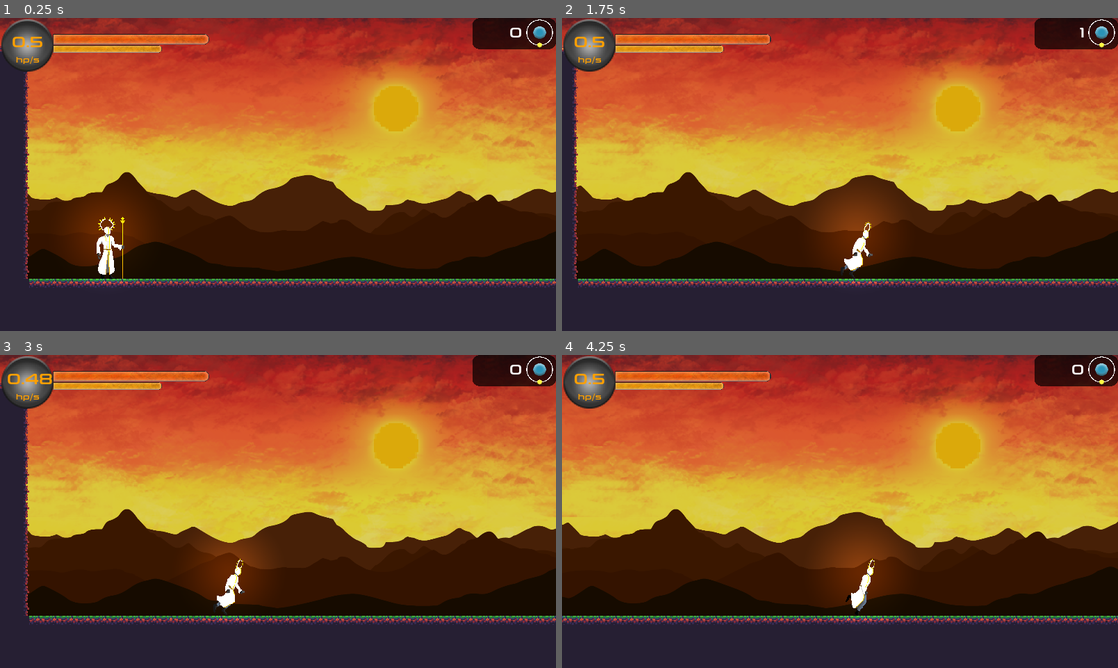
Above: before the commit, frames 1-4 (two rows, left to right).
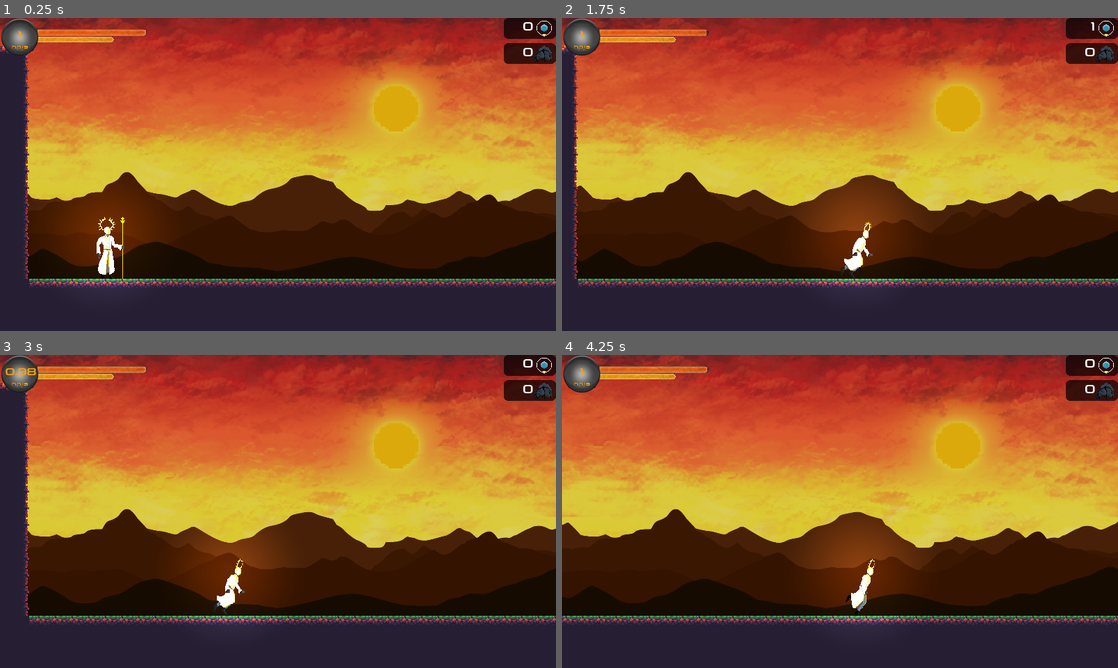
Above: after the commit, the same moments.

Repository: SharjeelAliBCS/Starchild
Game: Godot game, scene res://Levels/world_reality/WorldReality.tscn
The game is run twice, just before and just after one commit, with the same random seed, the same clock (stepped at 60 frames per second) and the same inputs.
Inputs (mouse positions are in pixels of both pictures, inside the frame that each line leads up to):
- Up to frame 1 (0.25 s): no input
- Up to frame 2 (1.75 s): move the mouse to (962, 158) at 0.52 s; hold Shift (run) 0.53-1.28 s; hold D (move_right) from 0.53 s (still down); tap Space (jump) at 0.77, 1.52 s; move the mouse to (728, 190) at 1.27 s; click (728, 190) at 1.35 s; tap Shift (run) at 1.55 s
- Up to frame 3 (3 s): move the mouse to (333, 442) at 2.02 s; release D (move_right) at 2.03 s; hold A (move_left) 2.03-2.78 s; hold Shift (run) 2.03-2.78 s; tap Mouse wheel down (decrease_fusion_rate) at 2.1 s; move the mouse to (250, 574) at 2.77 s; hold D (move_right) from 2.78 s (still down); tap R (heal) at 2.85 s
- Up to frame 4 (4.25 s): keep holding D (move_right); tap Space (jump) at 3.02, 3.77 s; tap Shift (run) at 3.05 s; move the mouse to (1006, 558) at 3.52 s; hold Shift (run) from 3.53 s (still down); tap Mouse wheel up (increase_fusion_rate) at 3.6 s

The runs differ from the first frame. In frame 1, 4.2% of the frame differs, in the area x 0-100%, y 0-86%; in frame 2, 4.2%; in frame 3, 4.3%; in frame 4, 4.3%.

Commit message:
added in meteors for unknown secretion

Diff:
--- /dev/null
+++ b/Entities/Meteor/Meteor.gd
@@ -0,0 +1,40 @@
+extends KinematicBody2D
+
+export var GRAVITY = 9.8
+
+const FLOOR = Vector2(0,-1)
+
+var velocity = Vector2()
+func _ready():
+	var rand = RandomNumberGenerator.new()
+
+	var direction  = Vector2(0,1)
+	rand.randomize()
+	direction.x = rand.randf_range(-1,1)
+	direction = direction.normalized()
+
+	rand.randomize()
+	var speed = rand.randf_range(400, 600)
+
+	velocity = direction*speed
+
+	var particle_dir = Vector2(-direction.x, -direction.y)
+	$Particles2D.rotation += particle_dir.angle()
+	print(direction.angle())
+
+	add_collision_exception_with(GlobalScenes.current_scene.get_node("Player"))
+
+func _physics_process(delta):
+	if is_on_floor():
+		SpawnItem()
+	else:
+		velocity = move_and_slide(velocity, FLOOR)
+
+
+func SpawnItem():
+
+	var item_scene = load("res://Items/UnknownSecretion/UnknownSecretion.tscn")
+	var item = item_scene.instance()
+	item.position = get_position()
+	GlobalScenes.current_scene.add_child(item)
+	self.queue_free()
--- /dev/null
+++ b/Entities/Meteor/Meteor.tscn
@@ -0,0 +1,64 @@
+[gd_scene load_steps=11 format=2]
+
+[ext_resource path="res://Assets/Graphics/HUD/unknown_secretion.png" type="Texture" id=1]
+[ext_resource path="res://Entities/Meteor/Meteor.gd" type="Script" id=2]
+[ext_resource path="res://Assets/Graphics/particles/whitePuff00.png" type="Texture" id=3]
+
+[sub_resource type="CanvasItemMaterial" id=3]
+blend_mode = 1
+
+[sub_resource type="Gradient" id=4]
+offsets = PoolRealArray( 0.002079, 0.282744, 0.762994, 0.825364 )
+colors = PoolColorArray( 1, 0.328125, 0, 1, 1, 0.367318, 0.0583333, 1, 1, 1, 1, 0, 0, 0, 0, 1 )
+
+[sub_resource type="GradientTexture" id=5]
+gradient = SubResource( 4 )
+
+[sub_resource type="Curve" id=6]
+min_value = 0.99
+_data = [ Vector2( 0, 0.427273 ), -2.26875, 0.0, 0, 0, Vector2( 0.760331, 0.127273 ), 0.0, 0.0, 0, 0 ]
+
+[sub_resource type="CurveTexture" id=7]
+curve = SubResource( 6 )
+
+[sub_resource type="ParticlesMaterial" id=2]
+lifetime_randomness = 1.0
+emission_shape = 1
+emission_sphere_radius = 5.48
+flag_disable_z = true
+gravity = Vector3( 0, 98, 0 )
+orbit_velocity = 0.0
+orbit_velocity_random = 0.0
+radial_accel = 34.48
+scale = 10.75
+scale_curve = SubResource( 7 )
+color_ramp = SubResource( 5 )
+hue_variation = -1.0
+
+[sub_resource type="RectangleShape2D" id=1]
+extents = Vector2( 9.38781, 10 )
+
+[node name="Meteor" type="KinematicBody2D"]
+script = ExtResource( 2 )
+
+[node name="Particles2D" type="Particles2D" parent="."]
+material = SubResource( 3 )
+position = Vector2( -0.236343, -0.160801 )
+rotation = -1.5708
+scale = Vector2( 0.1, 0.1 )
+amount = 500
+lifetime = 10.0
+preprocess = 10.0
+speed_scale = 7.88
+randomness = 1.0
+process_material = SubResource( 2 )
+texture = ExtResource( 3 )
+
+[node name="Sprite" type="Sprite" parent="."]
+position = Vector2( 0.839687, -1.01647 )
+scale = Vector2( 0.418404, 0.482044 )
+texture = ExtResource( 1 )
+
+[node name="CollisionShape2D" type="CollisionShape2D" parent="."]
+position = Vector2( 0.265163, -0.707106 )
+shape = SubResource( 1 )
--- a/Entities/Player/Player.tscn
+++ b/Entities/Player/Player.tscn
@@ -25,61 +25,65 @@
 
 [sub_resource type="AtlasTexture" id=6]
 atlas = ExtResource( 4 )
-region = Rect2( 0, 0, 80, 120 )
+region = Rect2( 0, 120, 80, 120 )
 
 [sub_resource type="AtlasTexture" id=7]
 atlas = ExtResource( 4 )
-region = Rect2( 0, 120, 80, 120 )
+region = Rect2( 80, 120, 80, 120 )
 
 [sub_resource type="AtlasTexture" id=8]
 atlas = ExtResource( 4 )
-region = Rect2( 80, 120, 80, 120 )
+region = Rect2( 160, 120, 80, 120 )
 
 [sub_resource type="AtlasTexture" id=9]
 atlas = ExtResource( 4 )
-region = Rect2( 160, 120, 80, 120 )
+region = Rect2( 240, 120, 80, 120 )
 
 [sub_resource type="AtlasTexture" id=10]
 atlas = ExtResource( 4 )
-region = Rect2( 0, 120, 80, 120 )
+region = Rect2( 320, 120, 80, 120 )
 
 [sub_resource type="AtlasTexture" id=11]
 atlas = ExtResource( 4 )
-region = Rect2( 80, 120, 80, 120 )
+region = Rect2( 400, 120, 80, 120 )
 
 [sub_resource type="AtlasTexture" id=12]
 atlas = ExtResource( 4 )
-region = Rect2( 160, 120, 80, 120 )
+region = Rect2( 0, 0, 80, 120 )
 
 [sub_resource type="AtlasTexture" id=13]
 atlas = ExtResource( 4 )
-region = Rect2( 240, 120, 80, 120 )
+region = Rect2( 0, 120, 80, 120 )
 
 [sub_resource type="AtlasTexture" id=14]
 atlas = ExtResource( 4 )
-region = Rect2( 320, 120, 80, 120 )
+region = Rect2( 80, 120, 80, 120 )
 
-[sub_resource type="SpriteFrames" id=15]
+[sub_resource type="AtlasTexture" id=15]
+atlas = ExtResource( 4 )
+region = Rect2( 160, 120, 80, 120 )
+
+[sub_resource type="SpriteFrames" id=16]
 animations = [ {
 "frames": [ SubResource( 2 ), SubResource( 3 ), SubResource( 4 ), SubResource( 5 ) ],
 "loop": true,
 "name": "idle",
 "speed": 6.0
 }, {
-"frames": [ SubResource( 6 ) ],
+"frames": [ SubResource( 6 ), SubResource( 7 ), SubResource( 8 ), SubResource( 9 ), SubResource( 10 ), SubResource( 11 ) ],
+"loop": true,
+"name": "run",
+"speed": 10.0
+}, {
+"frames": [ SubResource( 12 ) ],
 "loop": false,
 "name": "jump",
 "speed": 0.0
 }, {
-"frames": [ SubResource( 7 ), SubResource( 8 ), SubResource( 9 ) ],
+"frames": [ SubResource( 13 ), SubResource( 14 ), SubResource( 15 ) ],
 "loop": true,
 "name": "walk",
 "speed": 10.0
-}, {
-"frames": [ SubResource( 10 ), SubResource( 11 ), SubResource( 12 ), SubResource( 13 ), SubResource( 14 ) ],
-"loop": true,
-"name": "run",
-"speed": 15.0
 } ]
 
 [node name="Player" type="KinematicBody2D"]
@@ -94,9 +98,9 @@
 [node name="player_sprite" type="AnimatedSprite" parent="."]
 position = Vector2( 3.46592, -9.51702 )
 scale = Vector2( 0.75, 0.75 )
-frames = SubResource( 15 )
-animation = "idle"
-frame = 3
+frames = SubResource( 16 )
+animation = "run"
+frame = 2
 playing = true
 __meta__ = {
 "_edit_group_": true
--- a/Entities/Player/PlayerStats.gd
+++ b/Entities/Player/PlayerStats.gd
@@ -1,14 +1,14 @@
 extends Node
 
-var default_life_rate = 0.5
+var default_life_rate = 1.0
 var life_rate = default_life_rate
 var lifespan = 100.0
 var max_lifespan = 100
 
-var min_life_rate = 0.1
-var max_life_rate = 3.0
+var min_life_rate = 0.2
+var max_life_rate = 5.0
 
-var luminosity = 0.6
+var luminosity = 0.4
 
 var max_fusion_energy = 100
 var fusion_energy = 100
@@ -16,6 +16,9 @@
 
 var hydrogen_orbs = 0
 var hydrogen_heal_amount = 20
+
+var unknown_secretions = 0
+var open_portal_energy = 50
 
 var is_dead = false
 var use_luminosity = true
@@ -30,6 +33,12 @@
 	fusion_energy = 100
 	life_rate = 0
 	use_luminosity = false
+
+func Rebirth():
+	lifespan = 100.0
+	fusion_energy = 100
+	life_rate = default_life_rate
+	use_luminosity = true
 
 func Update(delta):
 
@@ -73,6 +82,18 @@
 		lifespan =min(lifespan+hydrogen_heal_amount, max_lifespan)
 		hydrogen_orbs-=1
 
+func OpenPortal():
+	if(GlobalScenes.current_world=="reality"):
+		if(unknown_secretions>0):
+			unknown_secretions = max(unknown_secretions-1, 0)
+			return true
+
+	elif(GlobalScenes.current_world=="void"):
+		if(fusion_energy>open_portal_energy):
+			fusion_energy = max(open_portal_energy-1, 0)
+			return true
+
+	return false
 
 func DecreaseFusionEnergy(amount):
 	fusion_energy-=amount
--- a/Interface/Interface.tscn
+++ b/Interface/Interface.tscn
@@ -1,7 +1,8 @@
-[gd_scene load_steps=3 format=2]
+[gd_scene load_steps=4 format=2]
 
 [ext_resource path="res://Interface/health_interface/HealthInterface.tscn" type="PackedScene" id=1]
 [ext_resource path="res://Interface/components/hydrogen_orb_counter/HydrogenOrbCounter.tscn" type="PackedScene" id=2]
+[ext_resource path="res://Interface/components/unknown_secretion_counter/UnknownSecretionCounter.tscn" type="PackedScene" id=3]
 
 [node name="Interface" type="Control"]
 anchor_right = 1.0
@@ -24,9 +25,27 @@
 }
 
 [node name="Node2D" parent="CanvasLayer/NinePatchRect" instance=ExtResource( 1 )]
+scale = Vector2( 0.7, 0.7 )
 
-[node name="HydrogenOrbCounter" parent="CanvasLayer/NinePatchRect" instance=ExtResource( 2 )]
+[node name="VBoxContainer" type="VBoxContainer" parent="CanvasLayer/NinePatchRect"]
+anchor_left = 1.0
+anchor_right = 1.0
+margin_left = -50.0
+margin_bottom = 44.0
+__meta__ = {
+"_edit_use_anchors_": false
+}
+
+[node name="HydrogenOrbCounter" parent="CanvasLayer/NinePatchRect/VBoxContainer" instance=ExtResource( 2 )]
+anchor_left = 0.0
 anchor_top = 0.0
+anchor_right = 0.0
 anchor_bottom = 0.0
+margin_left = 0.0
 margin_top = 0.0
-margin_bottom = 30.0
+margin_right = 50.0
+margin_bottom = 20.0
+
+[node name="UnknownSecretionCounter" parent="CanvasLayer/NinePatchRect/VBoxContainer" instance=ExtResource( 3 )]
+margin_top = 24.0
+margin_bottom = 44.0
--- a/Interface/components/hydrogen_orb_counter/HydrogenOrbCounter.tscn
+++ b/Interface/components/hydrogen_orb_counter/HydrogenOrbCounter.tscn
@@ -6,7 +6,7 @@
 [ext_resource path="res://Interface/components/hydrogen_orb_counter/hydrogen_orb_text.gd" type="Script" id=4]
 
 [sub_resource type="DynamicFont" id=1]
-size = 14
+size = 12
 font_data = ExtResource( 3 )
 
 [node name="HydrogenOrbCounter" type="NinePatchRect"]
@@ -16,17 +16,20 @@
 anchor_bottom = 1.0
 margin_left = -80.0
 margin_top = -30.0
+margin_right = -30.0
+margin_bottom = -10.0
+rect_min_size = Vector2( 50, 20 )
 texture = ExtResource( 1 )
 __meta__ = {
 "_edit_use_anchors_": false
 }
 
 [node name="TextureRect" type="TextureRect" parent="."]
-margin_left = 49.4684
-margin_top = -0.642011
-margin_right = 1049.47
-margin_bottom = 999.358
-rect_scale = Vector2( 0.03, 0.03 )
+margin_left = 29.6035
+margin_top = 0.814453
+margin_right = 1029.61
+margin_bottom = 1000.81
+rect_scale = Vector2( 0.017, 0.017 )
 texture = ExtResource( 2 )
 __meta__ = {
 "_edit_use_anchors_": false
@@ -35,9 +38,9 @@
 [node name="hydrogen_orb_text" type="Label" parent="."]
 anchor_top = 0.5
 anchor_bottom = 0.5
-margin_top = -9.5
-margin_right = 47.0
-margin_bottom = 10.5
+margin_top = -9.0
+margin_right = 28.0
+margin_bottom = 11.0
 custom_fonts/font = SubResource( 1 )
 text = "3"
 align = 2
--- /dev/null
+++ b/Interface/components/unknown_secretion_counter/UnknownSecretionCounter.tscn
@@ -0,0 +1,48 @@
+[gd_scene load_steps=6 format=2]
+
+[ext_resource path="res://Assets/Graphics/HUD/black_background.png" type="Texture" id=1]
+[ext_resource path="res://Assets/Fonts/conthrax-sb.ttf" type="DynamicFontData" id=2]
+[ext_resource path="res://Assets/Graphics/HUD/unknown_secretion.png" type="Texture" id=3]
+[ext_resource path="res://Interface/components/unknown_secretion_counter/unknown_secretion_text.gd" type="Script" id=4]
+
+[sub_resource type="DynamicFont" id=1]
+size = 12
+font_data = ExtResource( 2 )
+
+[node name="UnknownSecretionCounter" type="NinePatchRect"]
+margin_right = 50.0
+margin_bottom = 20.0
+rect_min_size = Vector2( 50, 20 )
+texture = ExtResource( 1 )
+__meta__ = {
+"_edit_use_anchors_": false
+}
+
+[node name="TextureRect" type="TextureRect" parent="."]
+anchor_left = 1.0
+anchor_top = 0.5
+anchor_right = 1.0
+anchor_bottom = 0.5
+margin_left = -22.0676
+margin_top = -11.0744
+margin_right = 27.9324
+margin_bottom = 38.9256
+rect_scale = Vector2( 0.4, 0.4 )
+texture = ExtResource( 3 )
+__meta__ = {
+"_edit_use_anchors_": false
+}
+
+[node name="unknown_secretion_text" type="Label" parent="."]
+anchor_top = 0.5
+anchor_bottom = 0.5
+margin_top = -8.5
+margin_right = 28.0
+margin_bottom = 8.5
+custom_fonts/font = SubResource( 1 )
+text = "12"
+align = 2
+script = ExtResource( 4 )
+__meta__ = {
+"_edit_use_anchors_": false
+}
--- /dev/null
+++ b/Interface/components/unknown_secretion_counter/unknown_secretion_text.gd
@@ -0,0 +1,7 @@
+extends Label
+
+func _ready():
+	text = String(GlobalScenes.current_scene.get_node("Player").playerStats.unknown_secretions)
+
+func _physics_process(delta):
+	text = String(GlobalScenes.current_scene.get_node("Player").playerStats.unknown_secretions)
--- /dev/null
+++ b/Items/HeartOfSol/HeartOfSol.gd
@@ -0,0 +1,10 @@
+signal hit
+extends Area2D
+
+func _ready():
+	pass
+
+func _on_HeartOfSol_body_entered(body):
+	if "Player" in body.name:
+		GlobalScenes.current_scene.get_node("Player").playerStats.Rebirth()
+		GlobalScenes.goto_scene("reality")
--- /dev/null
+++ b/Items/HeartOfSol/HeartOfSol.tscn
@@ -0,0 +1,8 @@
+[gd_scene load_steps=3 format=2]
+
+[ext_resource path="res://Items/PickableItem/PickableItem.tscn" type="PackedScene" id=1]
+[ext_resource path="res://Items/HeartOfSol/HeartOfSol.gd" type="Script" id=2]
+
+[node name="HeartOfSol" instance=ExtResource( 1 )]
+script = ExtResource( 2 )
+[connection signal="body_entered" from="." to="." method="_on_HeartOfSol_body_entered"]
--- /dev/null
+++ b/Items/PickableItem/PickableItem.tscn
@@ -0,0 +1,15 @@
+[gd_scene load_steps=3 format=2]
+
+[ext_resource path="res://Assets/Graphics/HUD/rate_circle.png" type="Texture" id=1]
+
+[sub_resource type="CircleShape2D" id=1]
+
+[node name="PickableItem" type="Area2D"]
+
+[node name="Sprite" type="Sprite" parent="."]
+position = Vector2( 0.00904632, 0.124544 )
+scale = Vector2( 0.02, 0.02 )
+texture = ExtResource( 1 )
+
+[node name="CollisionShape2D" type="CollisionShape2D" parent="."]
+shape = SubResource( 1 )
--- /dev/null
+++ b/Items/UnknownSecretion/UnknownSecretion.gd
@@ -0,0 +1,22 @@
+extends Area2D
+
+
+# Declare member variables here. Examples:
+# var a = 2
+# var b = "text"
+
+
+# Called when the node enters the scene tree for the first time.
+func _ready():
+	pass # Replace with function body.
+
+
+# Called every frame. 'delta' is the elapsed time since the previous frame.
+func _process(delta):
+	pass
+
+func _on_UnknownSecretion_body_entered(body):
+	if "Player" in body.name:
+		print("and collected!")
+		GlobalScenes.current_scene.get_node("Player").playerStats.unknown_secretions+=1
+		self.queue_free()
--- /dev/null
+++ b/Items/UnknownSecretion/UnknownSecretion.tscn
@@ -0,0 +1,18 @@
+[gd_scene load_steps=4 format=2]
+
+[ext_resource path="res://Items/PickableItem/PickableItem.tscn" type="PackedScene" id=1]
+[ext_resource path="res://Assets/Graphics/HUD/unknown_secretion.png" type="Texture" id=2]
+[ext_resource path="res://Items/UnknownSecretion/UnknownSecretion.gd" type="Script" id=3]
+
+[node name="UnknownSecretion" instance=ExtResource( 1 )]
+scale = Vector2( 0.5, 0.5 )
+script = ExtResource( 3 )
+
+[node name="Sprite" parent="." index="0"]
+position = Vector2( -0.108937, -0.140921 )
+scale = Vector2( 0.378672, 0.39401 )
+texture = ExtResource( 2 )
+
+[node name="CollisionShape2D" parent="." index="1"]
+position = Vector2( -0.353954, 1.88775 )
+[connection signal="body_entered" from="." to="." method="_on_UnknownSecretion_body_entered"]
--- /dev/null
+++ b/Particles/Meteors/Meteors.tscn
@@ -0,0 +1,24 @@
+[gd_scene load_steps=2 format=2]
+
+[sub_resource type="ParticlesMaterial" id=1]
+emission_shape = 2
+emission_box_extents = Vector3( 500, 1, 1 )
+flag_disable_z = true
+gravity = Vector3( 100, 98, 0 )
+orbit_velocity = 0.0
+orbit_velocity_random = 0.0
+angle = -446.9
+angle_random = 0.23
+scale = 5.0
+scale_random = 1.0
+color = Color( 0.286275, 0.207843, 0.121569, 1 )
+anim_speed = 10.0
+anim_speed_random = 0.86
+anim_offset = 1.0
+anim_offset_random = 0.32
+
+[node name="Meteors" type="Particles2D"]
+position = Vector2( 88.9004, -19.0131 )
+amount = 200
+lifetime = 3.0
+process_material = SubResource( 1 )
Binary file added: Assets/Graphics/Backgrounds/backgound_reality_0.png
Not shown, added: Assets/Graphics/Backgrounds/backgound_reality_0.png.import
Binary file added: Assets/Graphics/Backgrounds/distant_background_reality_0.png
Not shown, added: Assets/Graphics/Backgrounds/distant_background_reality_0.png.import
Binary file added: Assets/Graphics/HUD/unknown_secretion.png
Not shown, added: Assets/Graphics/HUD/unknown_secretion.png.import
Binary file added: Assets/Graphics/HUD/whitePuff00.png
Not shown, added: Assets/Graphics/HUD/whitePuff00.png.import
Binary file changed: Assets/Graphics/Sprites/player.png
Binary file added: Assets/Graphics/particles/whitePuff00.png
Not shown, added: Assets/Graphics/particles/whitePuff00.png.import
Not shown: 1 places in Entities/Player/Player.tscn that only renumber resources
